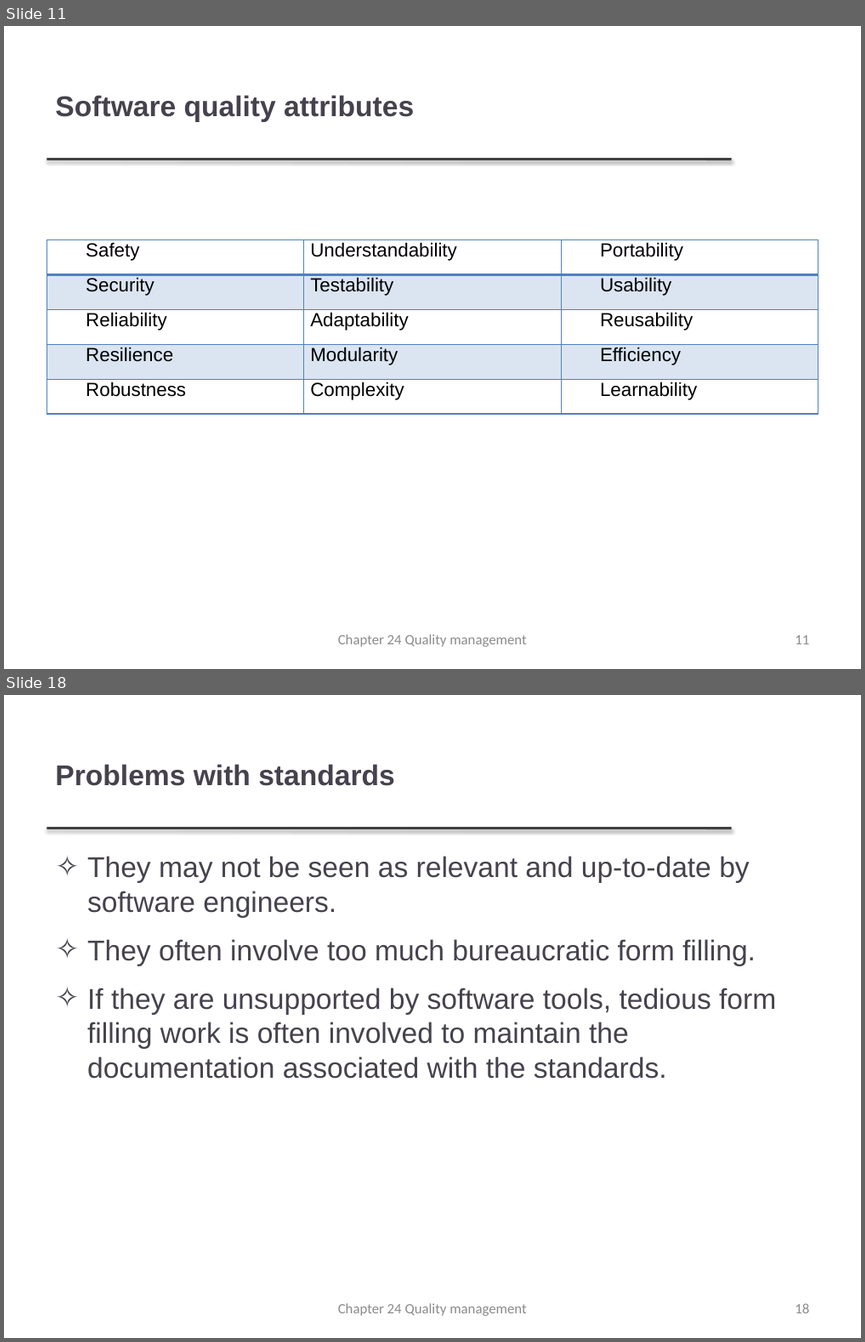
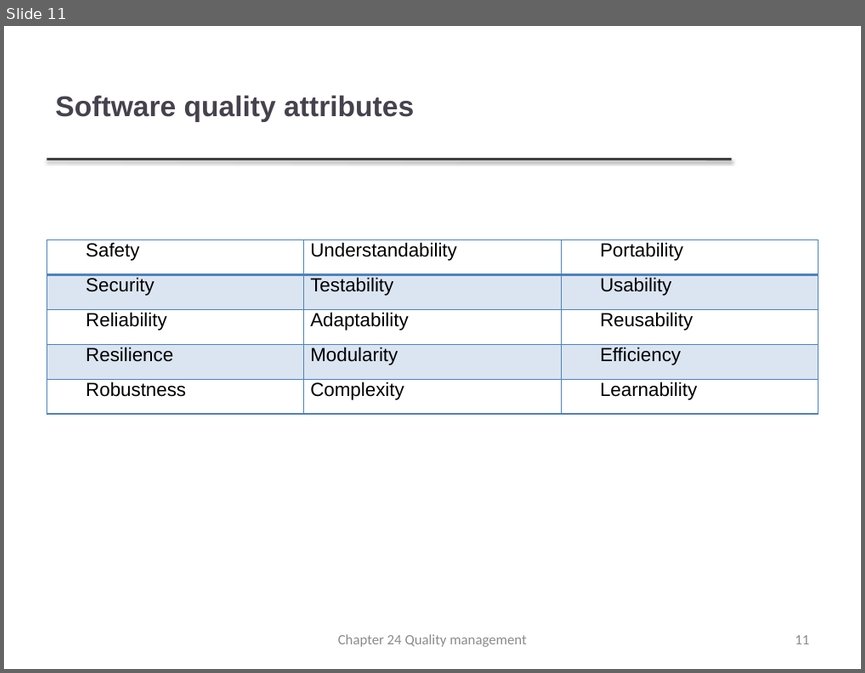
Before and after one commit to 132u/smart, a slide deck: TestingFiles/FilesForStandaloneDifferentFormatsFolder/pptxFile.pptx. Shown one above the other, each under a label of ours: slides 11 and 18 before the commit, slide 11 after it; the slides between them are not shown. The pictures are 865x1342 and 865x673 pixels, drawn with LibreOffice and Linux fonts; fonts in the diff are those of the drawing; background and template pictures are left out. Boxes give left, top, right and bottom in pixels: in the first picture for what was removed or moved away, otherwise in the second. Text is boxed around its words. In the diff, an @@ line names an element or a change of style, - is before the commit and + after.

```diff
--- a/TestingFiles/FilesForStandaloneDifferentFormatsFolder/pptxFile.pptx
+++ b/TestingFiles/FilesForStandaloneDifferentFormatsFolder/pptxFile.pptx
@@ slide 18 removed at <box>4,695,861,1338</box>, background #FFFFFF; not listed: 1 template element that a slide beside it also shows @@
@@ title removed at <box>55,764,395,786</box> @@
-Problems with standards
@@ text removed at <box>87,856,776,1078</box> @@
-✧ They may not be seen as relevant and up-to-date by software engineers.
-✧ They often involve too much bureaucratic form filling.
-✧ If they are unsupported by software tools, tedious form filling work is often involved to maintain the documentation associated with the standards.
@@ text removed at <box>338,1303,526,1315</box> @@
-Chapter 24 Quality management
@@ page number removed at <box>794,1303,809,1313</box> @@
-18
```
Also in this commit, not shown: 38 other slides removed, 11 other files.
